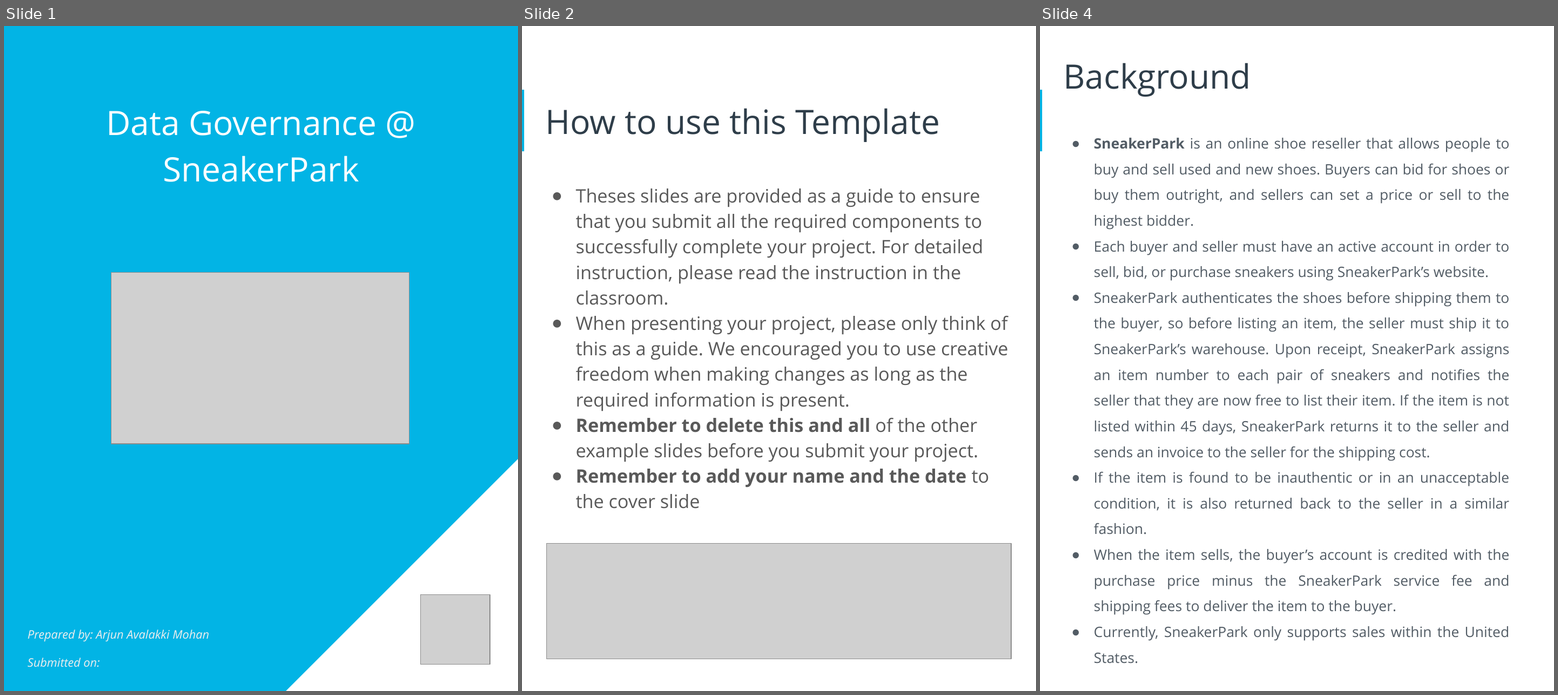
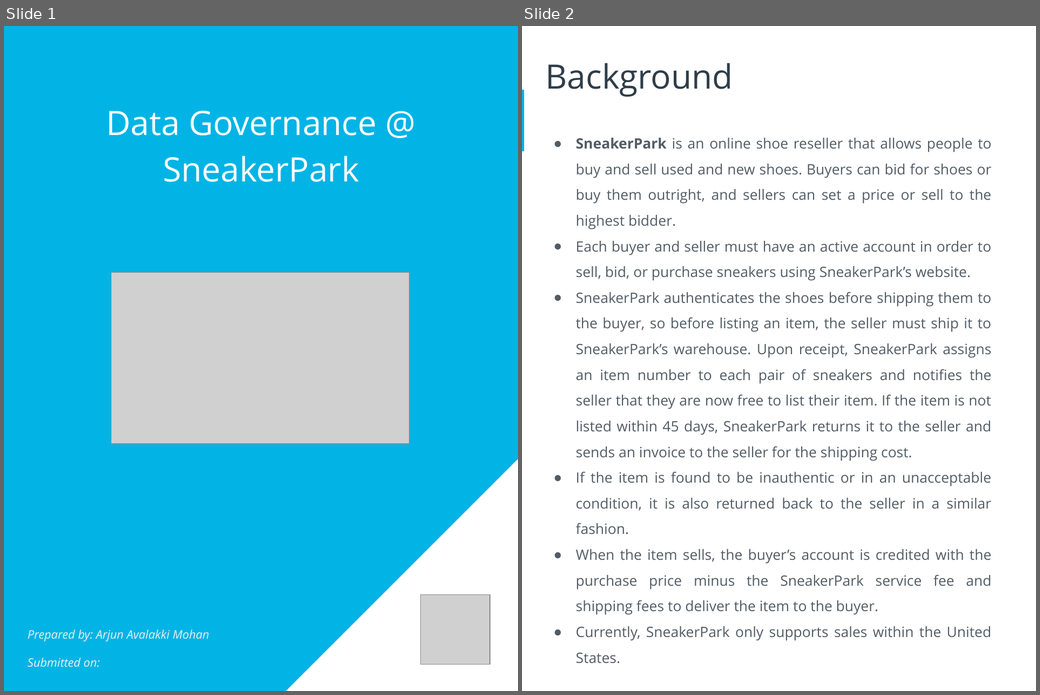
Before and after one commit to SwimLane2/udacity-ai-masters, a slide deck: Modules/03-Data-Architect/projects/Project 4 - SneakerPark Data Governance/report/sneakerpark_data_governance.pptx. Shown side by side, each under a label of ours: slides 1, 2 and 4 before the commit, slides 1 and 2 after it; the slides between them are not shown. The pictures are 1558x695 and 1040x695 pixels, drawn with LibreOffice and Linux fonts; fonts in the diff are those of the drawing; grey boxes stand for pictures; background and template pictures are left out. Boxes give left, top, right and bottom in pixels: in the first picture for what was removed or moved away, otherwise in the second. Text is boxed around its words. In the diff, an @@ line names an element or a change of style, - is before the commit and + after.

Commit message:
Updated project doc

```diff
--- a/Modules/03-Data-Architect/projects/Project 4 - SneakerPark Data Governance/report/sneakerpark_data_governance.pptx
+++ b/Modules/03-Data-Architect/projects/Project 4 - SneakerPark Data Governance/report/sneakerpark_data_governance.pptx
@@ slide 2 removed at (522, 26, 1036, 691), background #FFFFFF; not listed: 1 template element that a slide beside it also shows @@
@@ title removed at (546, 108, 940, 142) @@
-How to use this Template
@@ text removed at (576, 189, 1009, 509) @@
-● Theses slides are provided as a guide to ensure that you submit all the required components to successfully complete your project. For detailed instruction, please read the instruction in the classroom.
-● When presenting your project, please only think of this as a guide. We encouraged you to use creative freedom when making changes as long as the required information is present.
-● Remember to delete this and all of the other example slides before you submit your project.
-● Remember to add your name and the date to the cover slide
@@ picture removed at (547, 544, 1011, 659) @@
@@ text removed at (624, 542, 931, 594) @@
-Remove this slide
@@ what was slide 4 is now slide 2 @@
```
Also in this commit, not shown: 3 slides changed, 3 slides added, 6 other slides removed, 1 other file.
